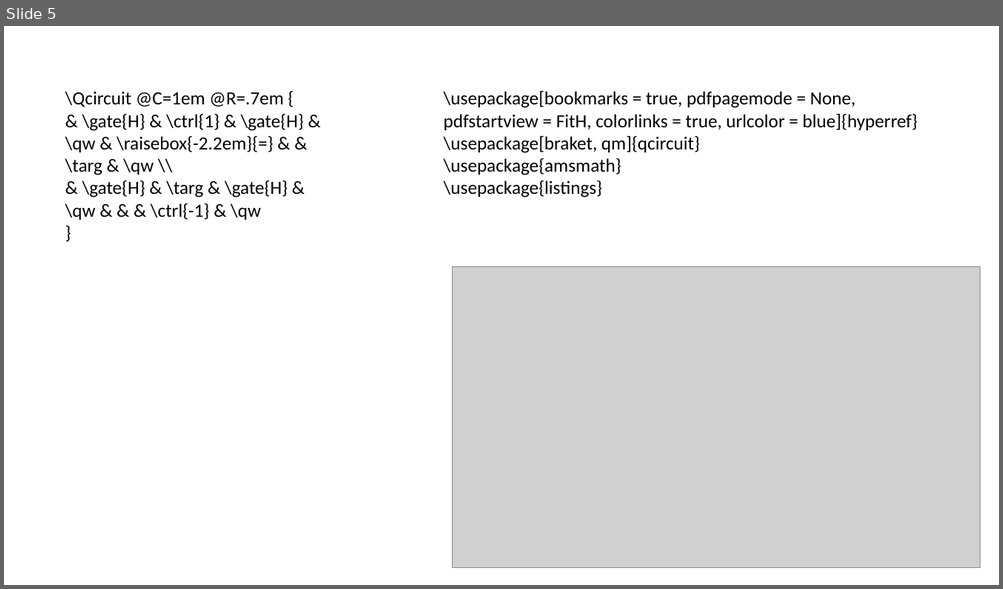
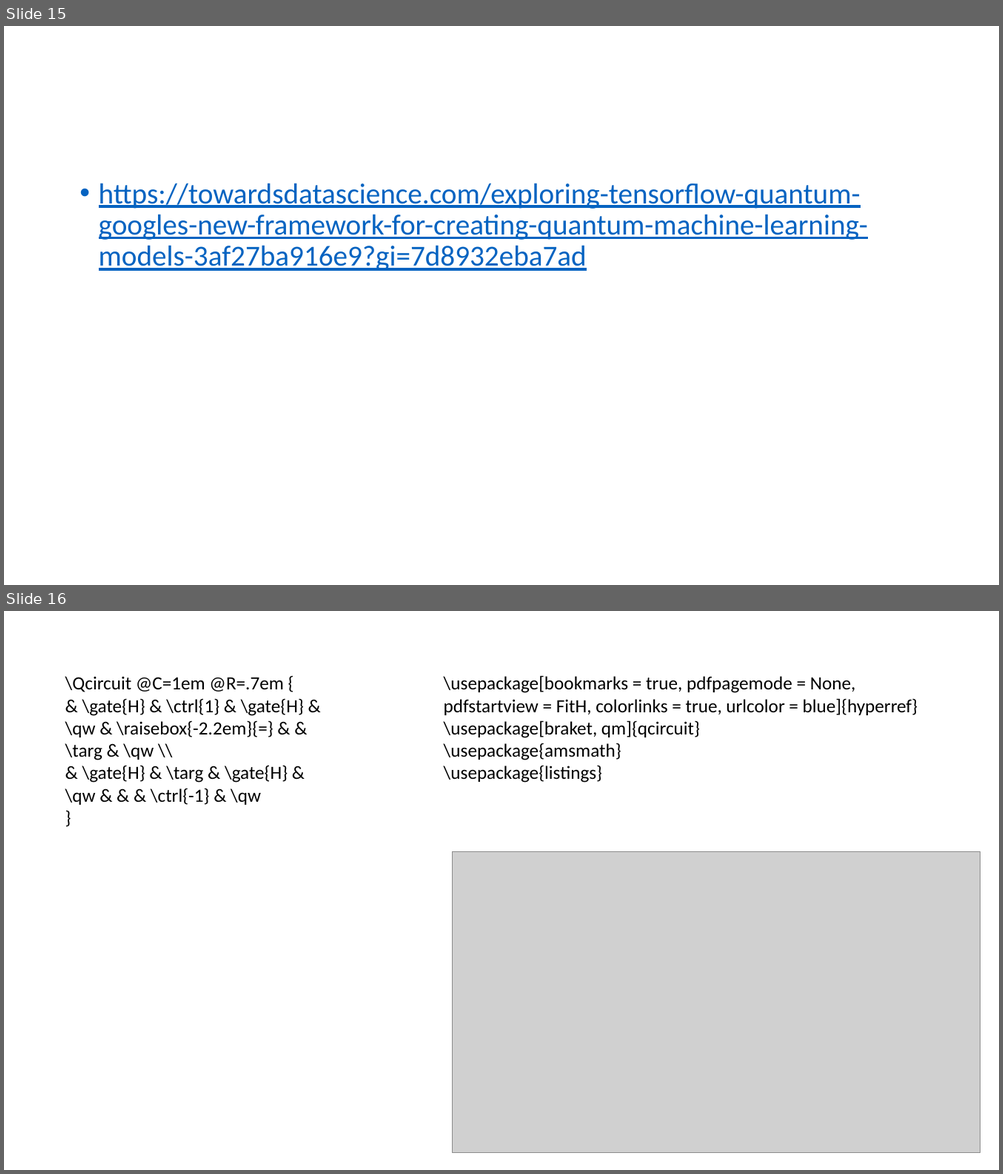
Before and after one commit to zozo123/QC-IL, a slide deck: slides/lecture temple.pptx. Shown one above the other, each under a label of ours: slide 5 before the commit, slides 15 and 16 after it. The pictures are 1003x589 and 1003x1174 pixels, drawn with LibreOffice and Linux fonts; fonts in the diff are those of the drawing; grey boxes stand for pictures; background and template pictures are left out. Boxes give left, top, right and bottom in pixels: in the first picture for what was removed or moved away, otherwise in the second. Text is boxed around its words. In the diff, an @@ line names an element or a change of style, - is before the commit and + after.

```diff
--- a/slides/lecture temple.pptx
+++ b/slides/lecture temple.pptx
@@ slide 15 added at box(4, 26, 999, 585), background #FFFFFF @@
@@ text added at box(99, 183, 868, 271), 28 pt, text #0563C1, underline @@
+• https://towardsdatascience.com/exploring-tensorflow-quantum-googles-new-framework-for-creating-quantum-machine-learning-models-3af27ba916e9?gi=7d8932eba7ad
@@ what was slide 5 is now slide 16 @@
```
Also in this commit, not shown: 2 slides changed, 12 other slides added, 2 slides removed.
